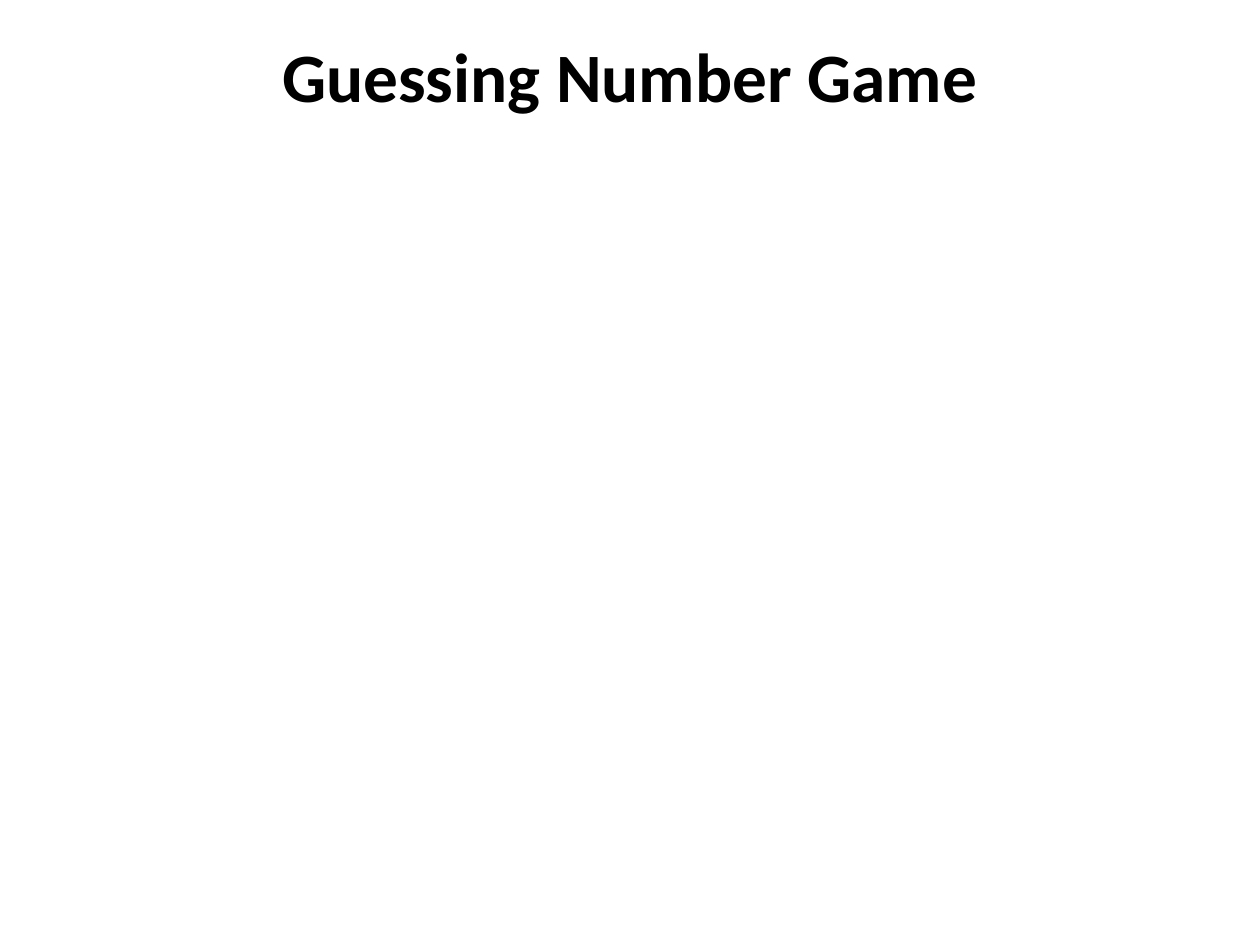
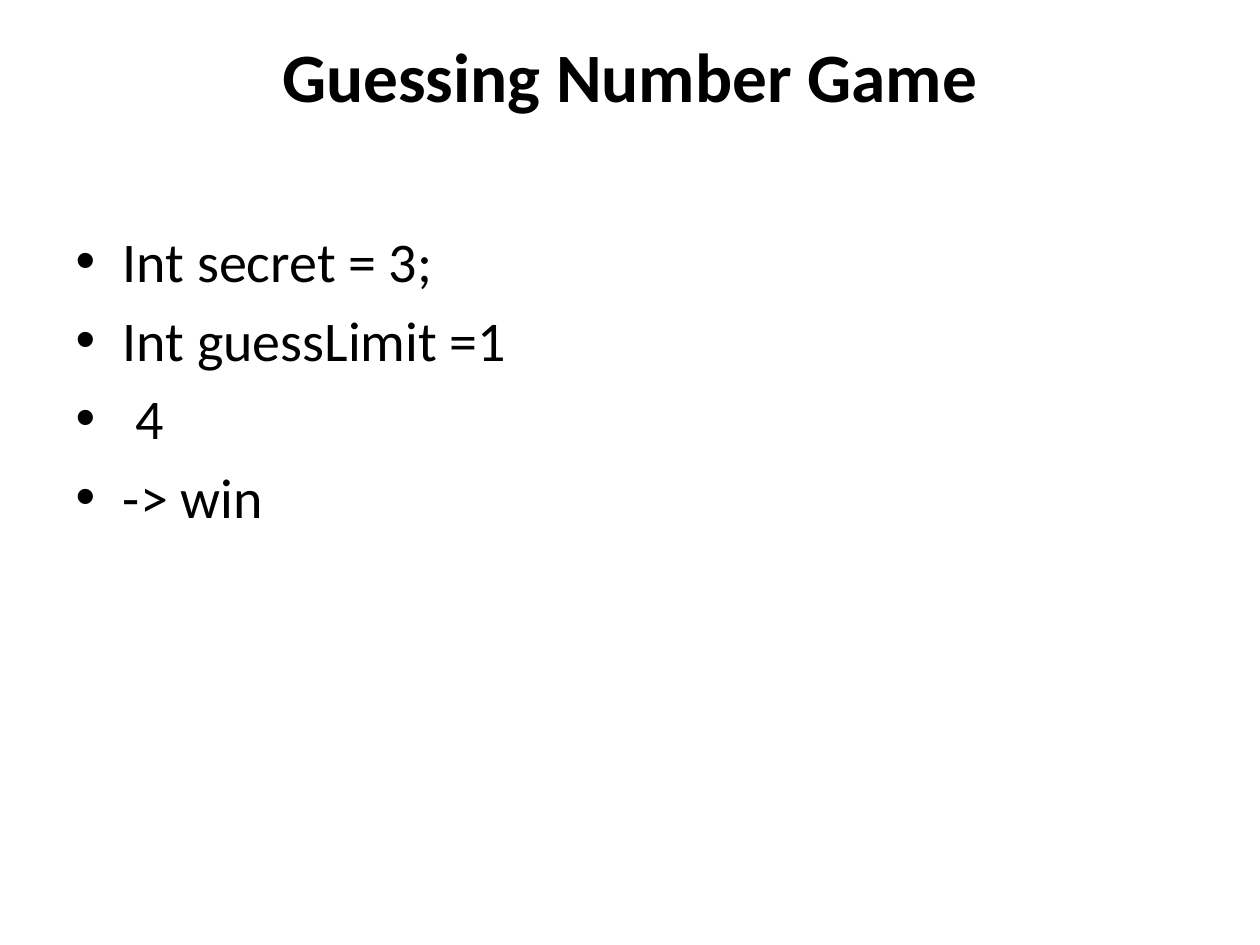
Before and after one commit to Arbazbms/Adarsha-College-Session, a slide deck: slide 12 of 27/PPT-27.pptx. Drawn at 1260x945 pixels with LibreOffice and Linux fonts; fonts in the diff are those of the drawing. Boxes give left, top, right and bottom in pixels: in the first picture for what was removed or moved away, otherwise in the second. Text is boxed around its words. In the diff, an @@ line names an element or a change of style, - is before the commit and + after.

```diff
--- a/27/PPT-27.pptx
+++ b/27/PPT-27.pptx
@@ text added at [123, 245, 506, 518], 32 pt, text #000000 @@
+• Int secret = 3;
+• Int guessLimit =1
+• 4
+• -> win
```
Also in this commit, not shown: 5 other slides changed, 6 slides added, 18 other files.
